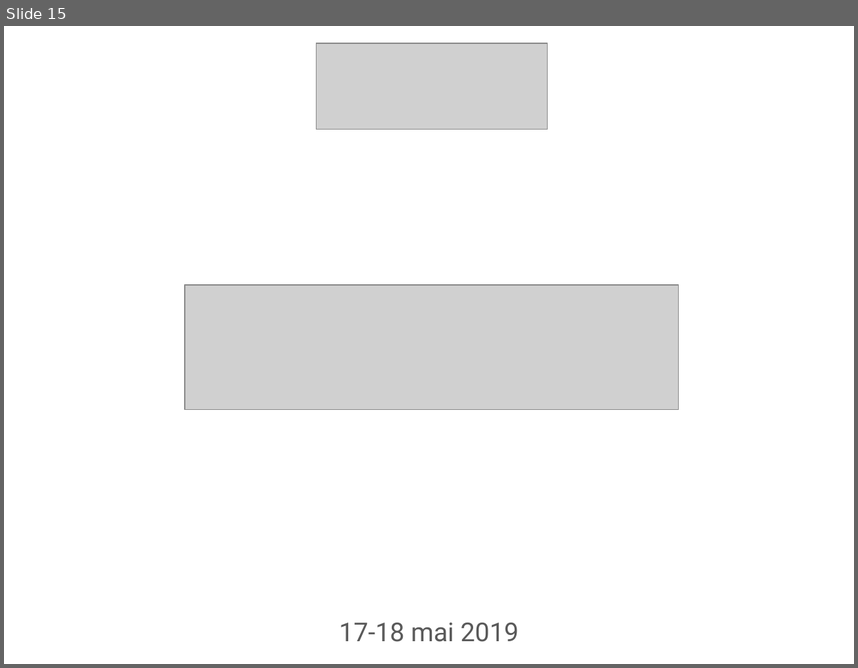
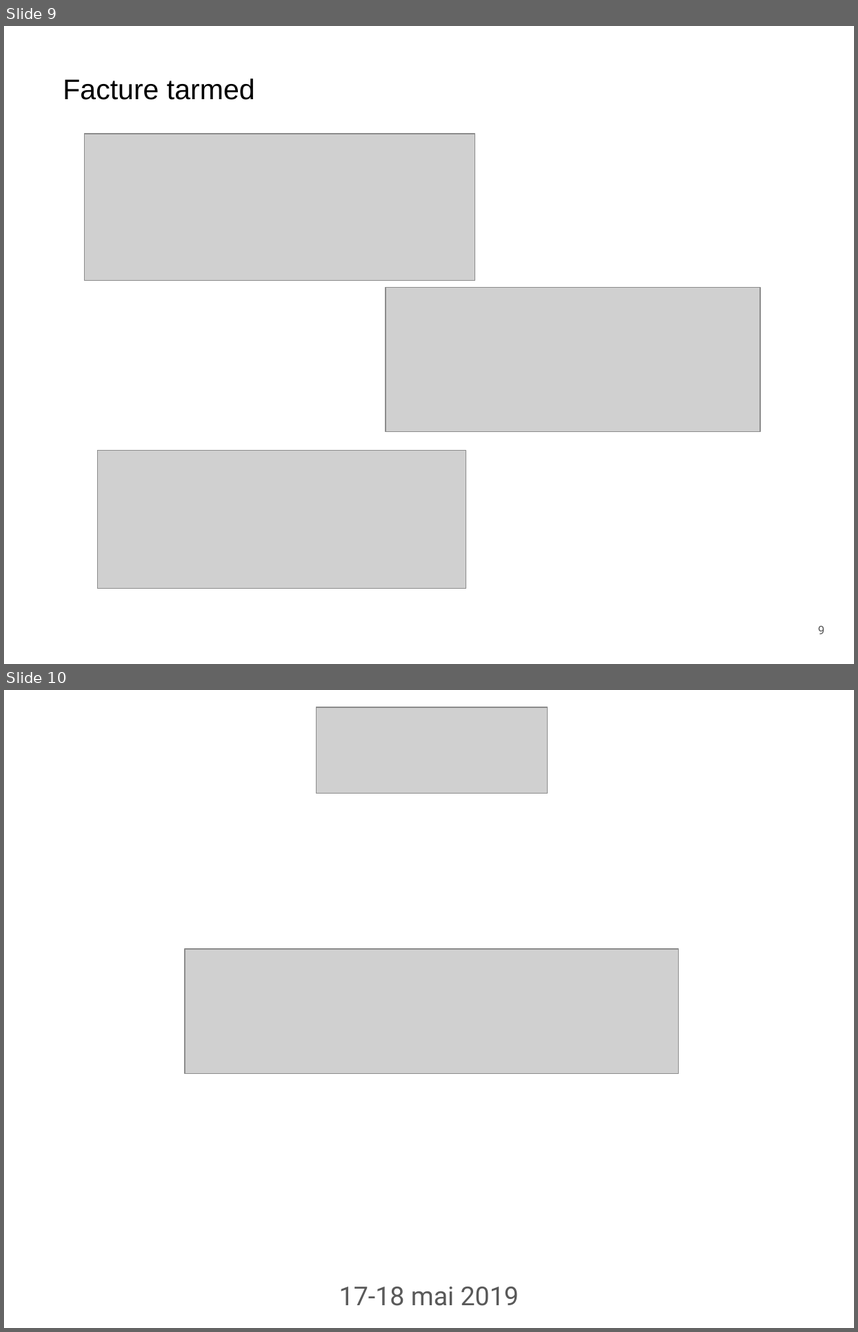
Before and after one commit to giodemaio/hackathonGM, a slide deck: GM IT Hackathon PITCH Doc Time.pptx. Shown one above the other, each under a label of ours: slide 15 before the commit, slides 9 and 10 after it. The pictures are 858x668 and 858x1332 pixels, drawn with LibreOffice and Linux fonts; fonts in the diff are those of the drawing; grey boxes stand for pictures; background and template pictures are left out. Boxes give left, top, right and bottom in pixels: in the first picture for what was removed or moved away, otherwise in the second. Text is boxed around its words. In the diff, an @@ line names an element or a change of style, - is before the commit and + after.

```diff
--- a/GM IT Hackathon PITCH Doc Time.pptx
+++ b/GM IT Hackathon PITCH Doc Time.pptx
@@ slide 9 added at (x1=4, y1=26, x2=854, y2=664), background picture (left out) @@
@@ text added at (x1=63, y1=78, x2=255, y2=100), 24 pt, text #000000 @@
+Facture tarmed
@@ picture added at (x1=84, y1=134, x2=474, y2=281) @@
@@ picture added at (x1=386, y1=287, x2=760, y2=432) @@
@@ picture added at (x1=98, y1=450, x2=466, y2=589) @@
@@ page number added at (x1=818, y1=625, x2=825, y2=634), 10 pt, text #595959 @@
+9
@@ what was slide 15 is now slide 10 @@
```
Also in this commit, not shown: 7 other slides added, 14 slides removed.
